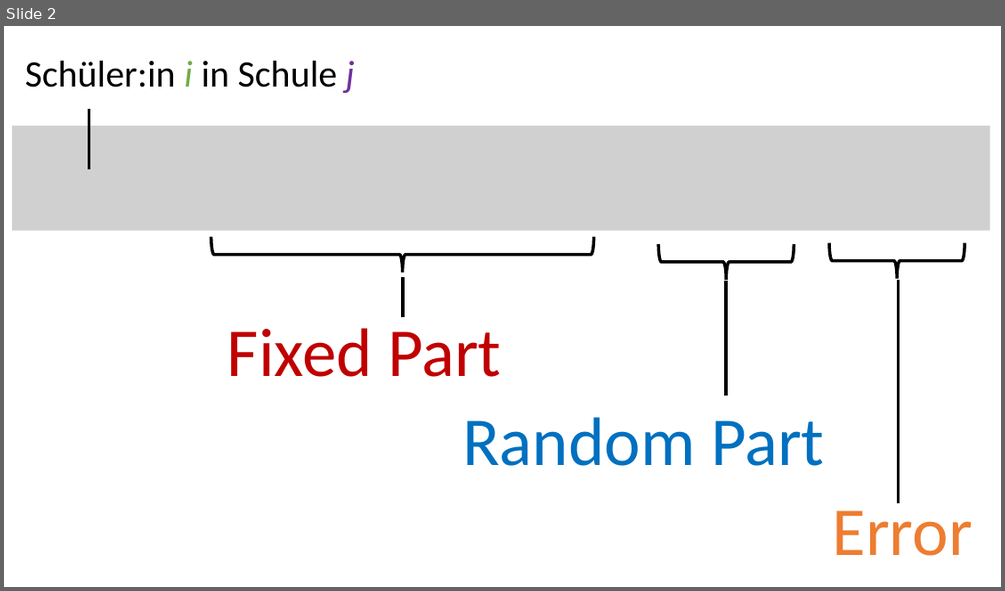
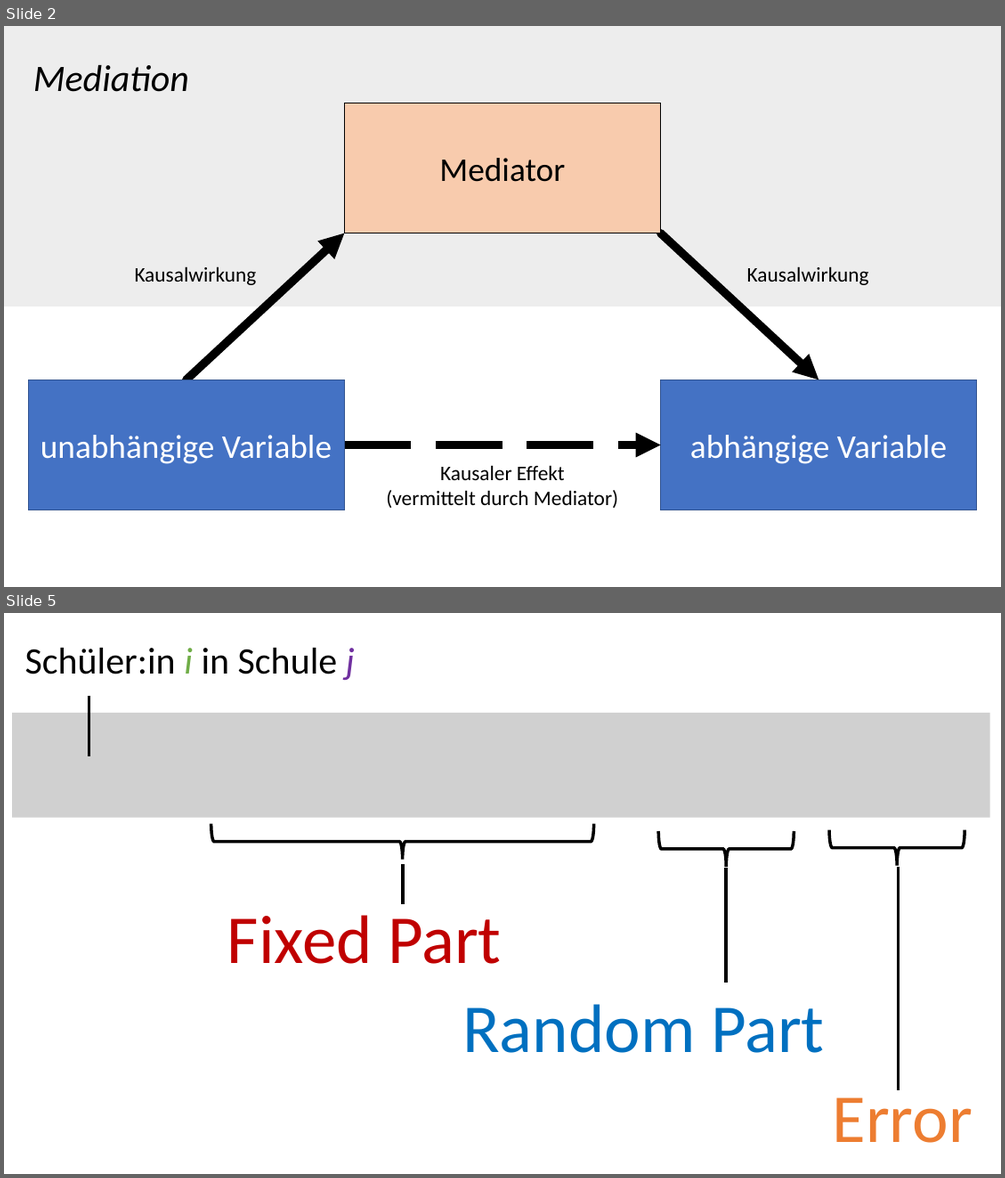
Before and after one commit to ctreffe/statspace, a slide deck: docs/files/slides.pptx. Shown one above the other, each under a label of ours: slide 2 before the commit, slides 2 and 5 after it; the slides between them are not shown. The pictures are 1005x591 and 1005x1178 pixels, drawn with LibreOffice and Linux fonts; fonts in the diff are those of the drawing; grey boxes stand for pictures. Boxes give left, top, right and bottom in pixels: in the first picture for what was removed or moved away, otherwise in the second. Text is boxed around its words. In the diff, an @@ line names an element or a change of style, - is before the commit and + after.

```diff
--- a/docs/files/slides.pptx
+++ b/docs/files/slides.pptx
@@ slide 2 added at bbox=[4, 26, 1001, 587], background #FFFFFF @@
@@ rectangle added at bbox=[4, 26, 1001, 306], fill #EDEDED @@
@@ text added at bbox=[33, 65, 189, 92], 36 pt, text #000000, italic @@
+Mediation
@@ rectangle added at bbox=[344, 103, 661, 233], fill #F8CBAD, outline #000000 1 pt, 32 pt, text #000000 @@
+Mediator
@@ arrow added from (186, 379) to (344, 233), #000000 8 pt @@
@@ arrow added from (661, 233) to (819, 379), #000000 8 pt @@
@@ text added at bbox=[135, 266, 257, 285], 20 pt, text #000000 @@
+Kausalwirkung
@@ text added at bbox=[747, 266, 869, 285], 20 pt, text #000000 @@
+Kausalwirkung
@@ rectangle added at bbox=[28, 379, 344, 510], fill #4472C4, outline #325491 1 pt, 32 pt, text #FFFFFF @@
+unabhängige Variable
@@ rectangle added at bbox=[661, 379, 977, 510], fill #4472C4, outline #325491 1 pt, 32 pt, text #FFFFFF @@
+abhängige Variable
@@ arrow added from (344, 445) to (661, 445), #000000 8 pt dashed @@
@@ text added at bbox=[386, 465, 618, 507], 20 pt, text #000000 @@
+Kausaler Effekt
+(vermittelt durch Mediator)
@@ what was slide 2 is now slide 5 @@
```
Also in this commit, not shown: 1 slide changed, 2 other slides added, 7 other files.
